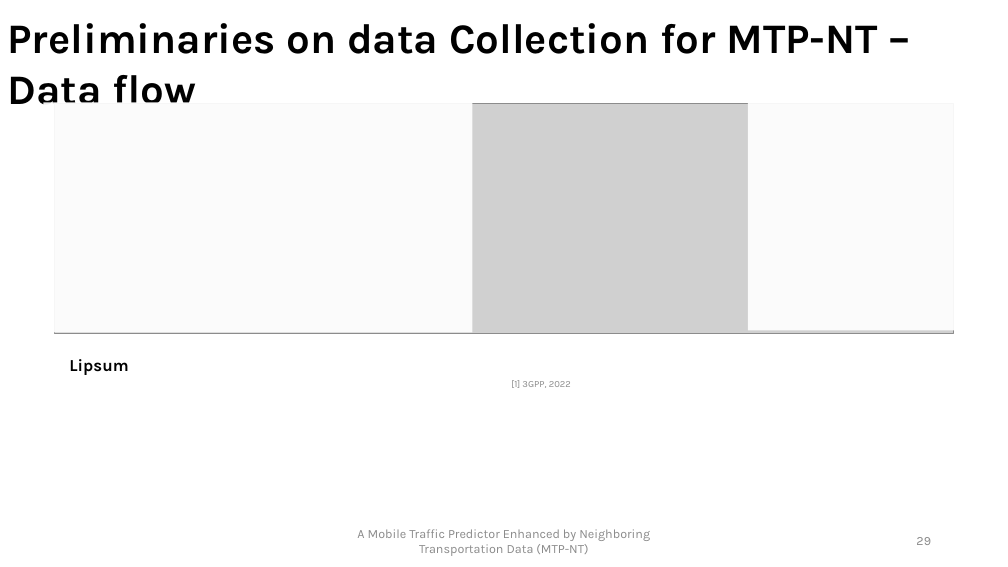
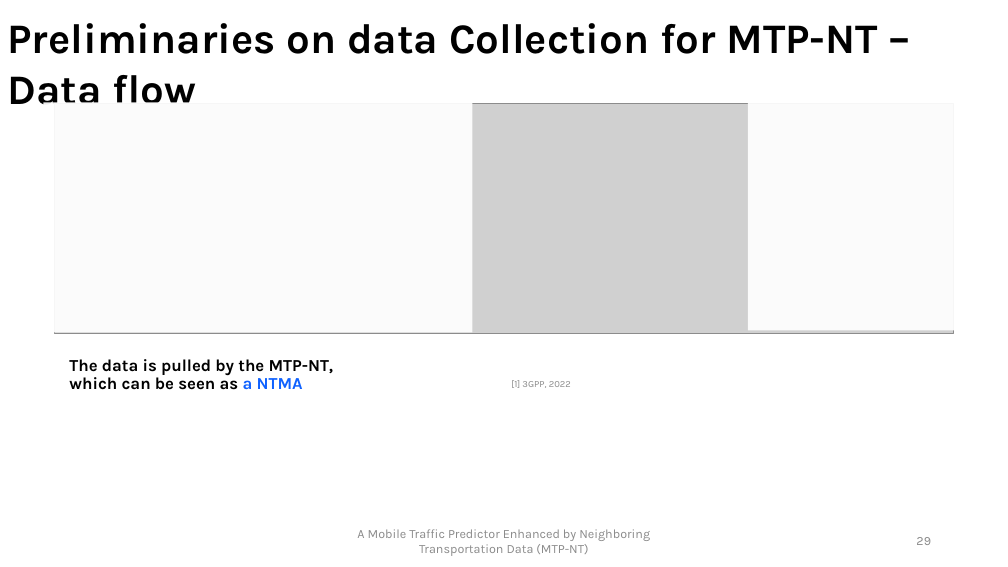
Before and after one commit to PatrickLdA/milan-telecom-analysis, a slide deck: slide 29 of defesa.pptx. Drawn at 1008x567 pixels with LibreOffice and Linux fonts; fonts in the diff are those of the drawing; grey boxes stand for pictures. Boxes give left, top, right and bottom in pixels: in the first picture for what was removed or moved away, otherwise in the second. Text is boxed around its words. In the diff, an @@ line names an element or a change of style, - is before the commit and + after.

Commit message:
Presentation 18-aug

```diff
--- a/defesa.pptx
+++ b/defesa.pptx
@@ title at (69,359,334,390): text changed @@
-Lipsum
+The data is pulled by the MTP-NT, which can be seen as a NTMA
```
Also in this commit, not shown: 2 other slides changed, 5 slides added.
